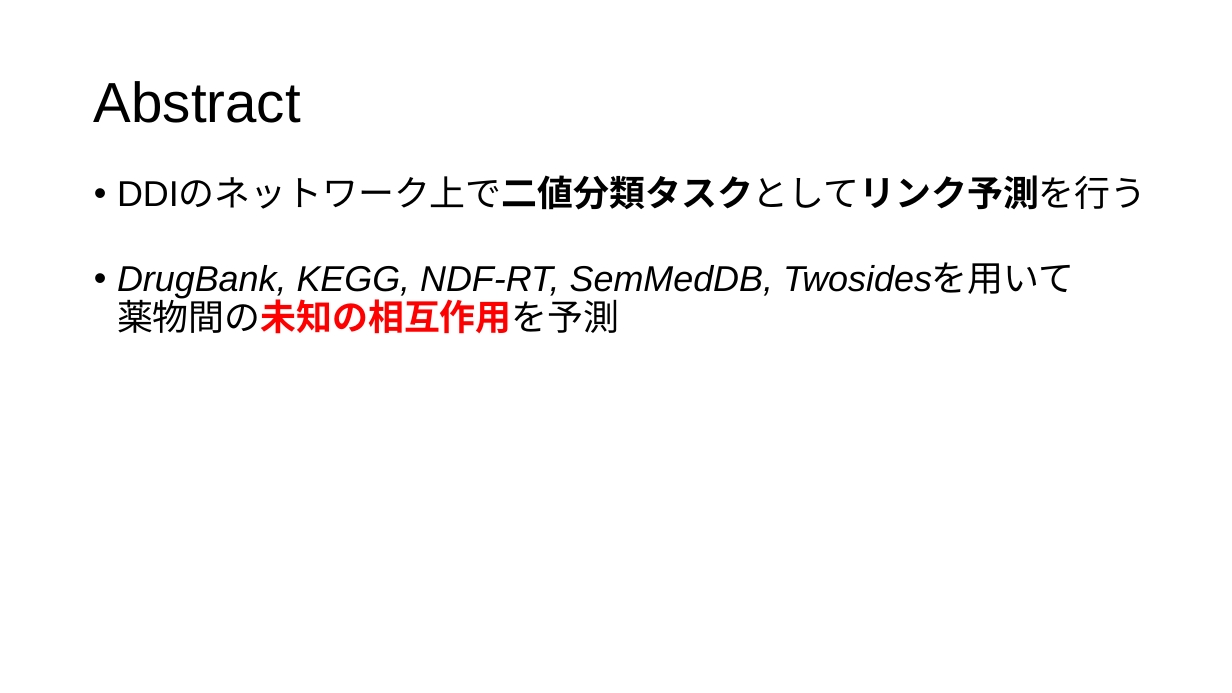
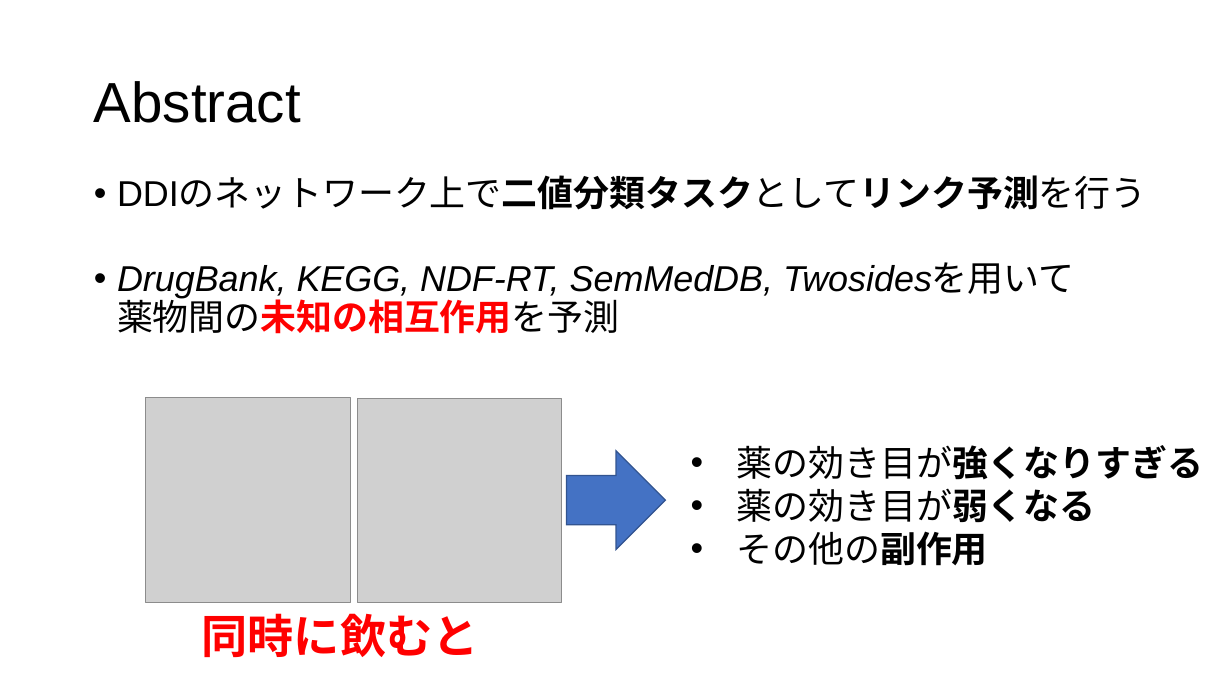
Before and after one commit to tsutarou10/variousFile, a slide deck: slide 3 of Predicting potential drug-drug interactions on topological and semantic similarity features using statistical learning.pptx. Drawn at 1232x693 pixels with LibreOffice and Linux fonts; fonts in the diff are those of the drawing; grey boxes stand for pictures. Boxes give left, top, right and bottom in pixels: in the first picture for what was removed or moved away, otherwise in the second. Text is boxed around its words. In the diff, an @@ line names an element or a change of style, - is before the commit and + after.

```diff
--- a/Predicting potential drug-drug interactions on topological and semantic similarity features using statistical learning.pptx
+++ b/Predicting potential drug-drug interactions on topological and semantic similarity features using statistical learning.pptx
@@ picture added at (146,398,350,603) @@
@@ picture added at (358,398,561,602) @@
@@ text added at (737,445,1204,566), 28 pt, text #000000 @@
+• 薬の効き目が強くなりすぎる
+• 薬の効き目が弱くなる
+• その他の副作用
@@ right arrow added at (567,451,665,550), fill #4472C4, outline #325491 1 pt @@
@@ text added at (202,613,479,657), 36 pt, text #FF0000, bold @@
+同時に飲むと
```
Also in this commit, not shown: 6 other slides changed, 1 other file.
